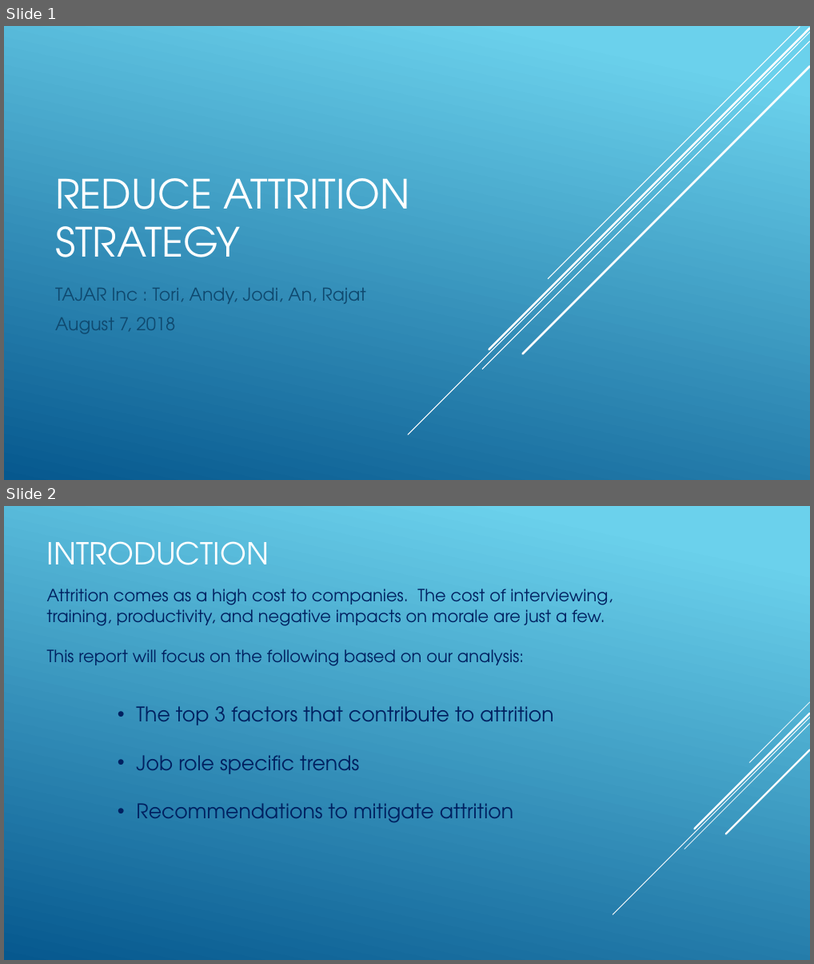
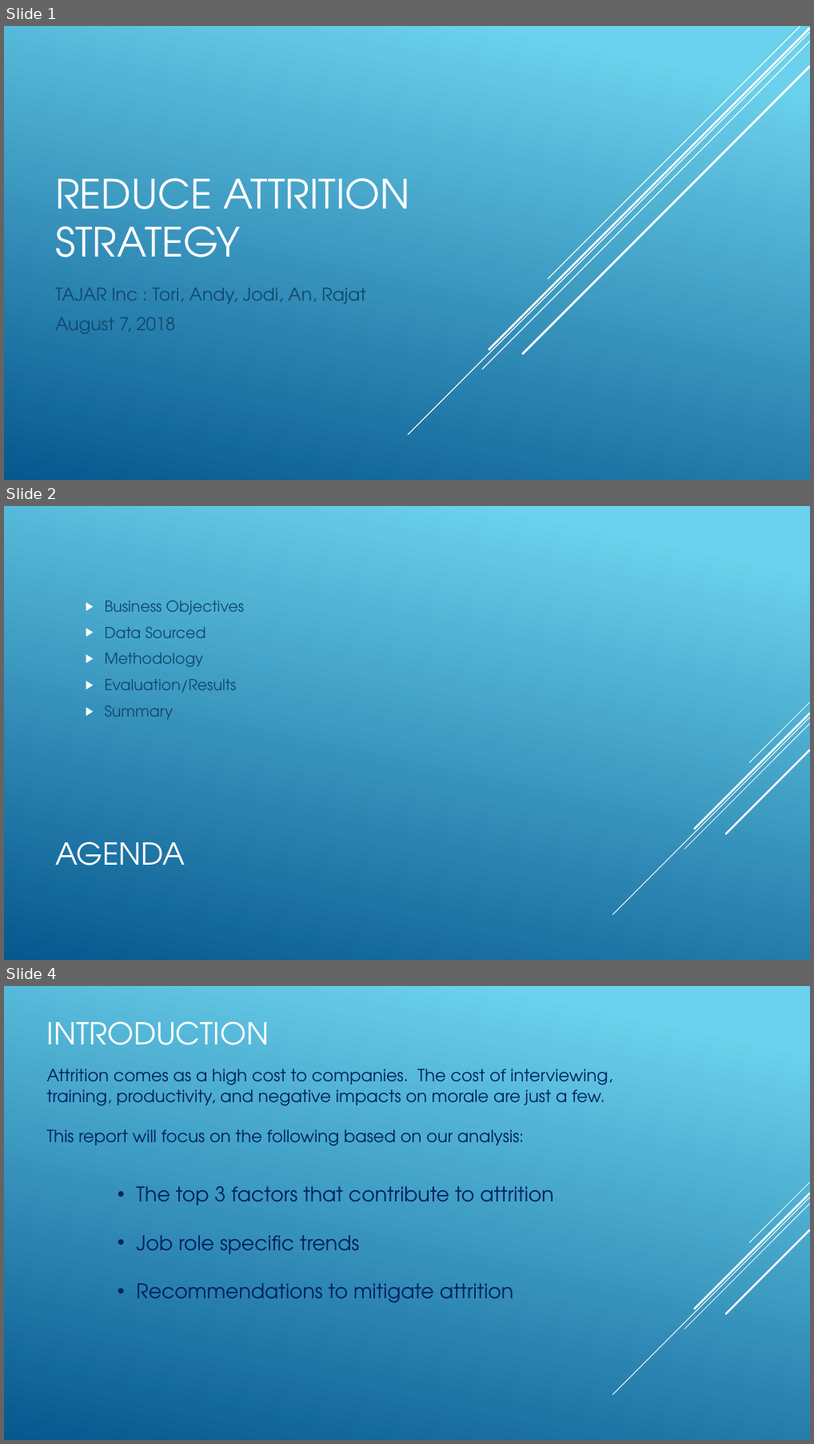
Before and after one commit to R-Chandna/MSDS6306_CaseStudy_2, a slide deck: Attrition_Case_Study_2_pptx_TAJAR_IP.pptx. Shown one above the other, each under a label of ours: slides 1 and 2 before the commit, slides 1, 2 and 4 after it; the slides between them are not shown. The pictures are 814x964 and 814x1444 pixels, drawn with LibreOffice and Linux fonts; fonts in the diff are those of the drawing. Boxes give left, top, right and bottom in pixels: in the first picture for what was removed or moved away, otherwise in the second. Text is boxed around its words. In the diff, an @@ line names an element or a change of style, - is before the commit and + after.

```diff
--- a/Attrition_Case_Study_2_pptx_TAJAR_IP.pptx
+++ b/Attrition_Case_Study_2_pptx_TAJAR_IP.pptx
@@ slide 2 added at [4, 506, 810, 960], background gradient #6ED2EB to #06588E; not listed: 5 template elements that a slide beside it also shows @@
@@ text added at [105, 600, 244, 720], 18 pt, text #0F496F @@
+  ▶ Business Objectives
+  ▶ Data Sourced
+  ▶ Methodology
+  ▶ Evaluation/Results
+  ▶ Summary
@@ title added at [55, 841, 185, 865], 36 pt, text #FFFFFF @@
+AGENDA
@@ what was slide 2 is now slide 4 @@
```
Also in this commit, not shown: 3 other slides added.
